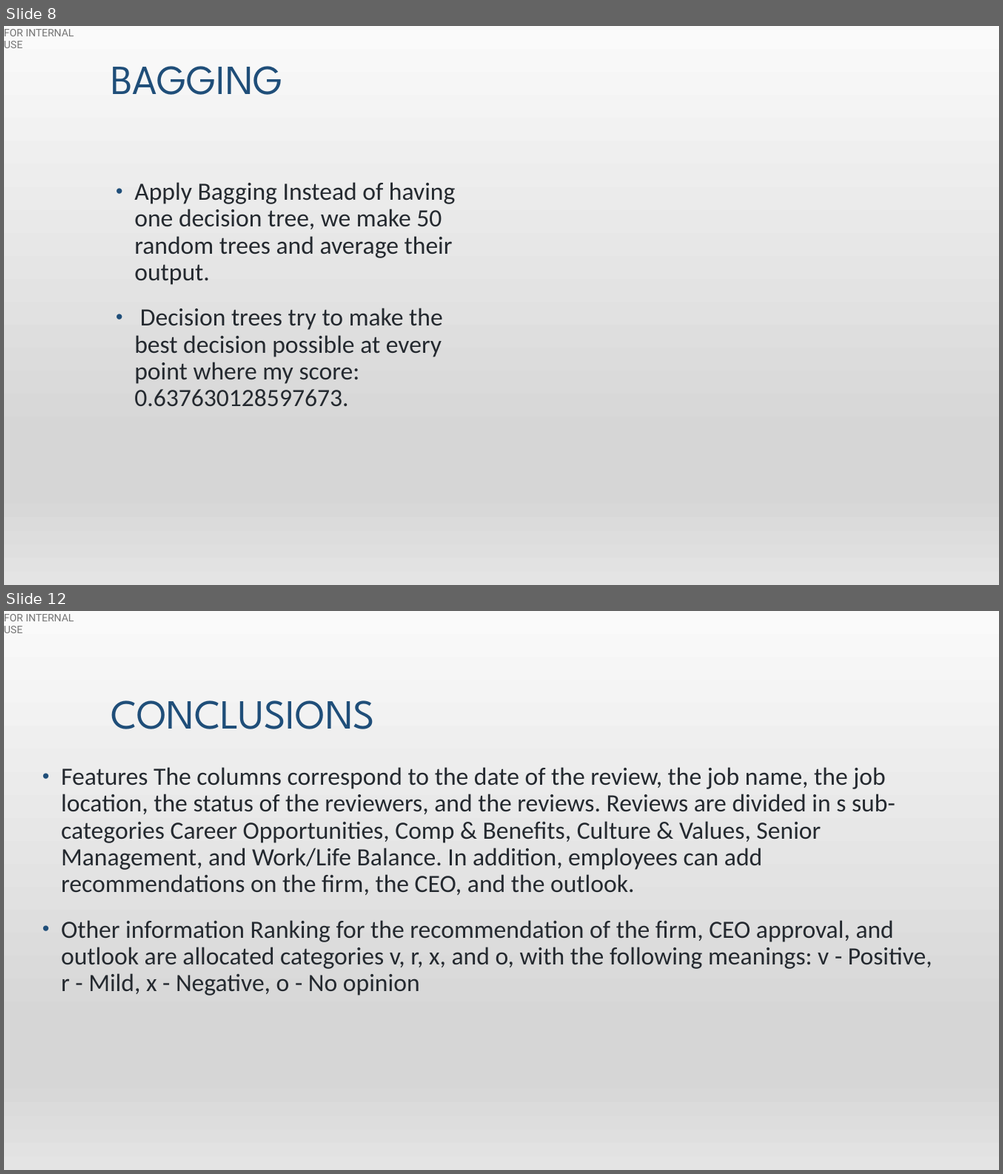
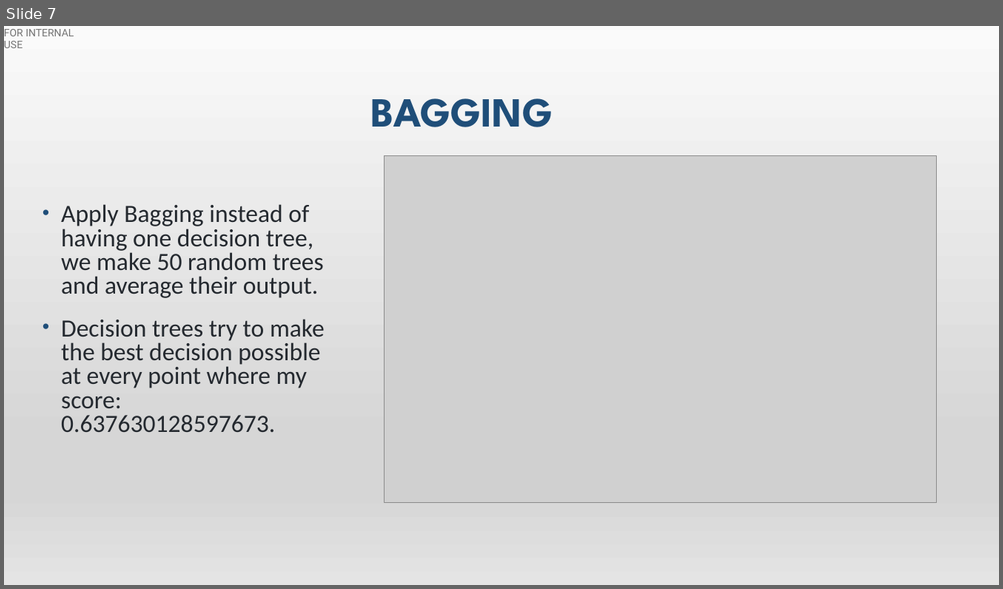
Before and after one commit to hibaa-a/MachineLearning_GlassdoorReviews, a slide deck: glassdoor_presentation.pptx. Shown one above the other, each under a label of ours: slides 8 and 12 before the commit, slide 7 after it; the slides between them are not shown. The pictures are 1003x1174 and 1003x589 pixels, drawn with LibreOffice and Linux fonts; fonts in the diff are those of the drawing; grey boxes stand for pictures. Boxes give left, top, right and bottom in pixels: in the first picture for what was removed or moved away, otherwise in the second. Text is boxed around its words. In the diff, an @@ line names an element or a change of style, - is before the commit and + after.

```diff
--- a/glassdoor_presentation.pptx
+++ b/glassdoor_presentation.pptx
@@ slide 12 removed at (x1=4, y1=611, x2=999, y2=1170), background gradient #F2F2F2 to #E7E6E6 to #FFFFFF to #D0CECE; not listed: 2 template elements that a slide beside it also shows @@
@@ title removed at (x1=111, y1=701, x2=375, y2=729) @@
-CONCLUSIONS
@@ text removed at (x1=61, y1=767, x2=932, y2=996) @@
-• Features The columns correspond to the date of the review, the job name, the job location, the status of the reviewers, and the reviews. Reviews are divided in s sub-categories Career Opportunities, Comp & Benefits, Culture & Values, Senior Management, and Work/Life Balance. In addition, employees can add recommendations on the firm, the CEO, and the outlook.
-• Other information Ranking for the recommendation of the firm, CEO approval, and outlook are allocated categories v, r, x, and o, with the following meanings: v - Positive, r - Mild, x - Negative, o - No opinion
@@ what was slide 8 is now slide 7 @@
@@ slide 7 changed as well @@
@@ title "BAGGING" moved from (x1=111, y1=66, x2=283, y2=95) to (x1=371, y1=99, x2=553, y2=127) @@
@@ title "BAGGING" at (x1=371, y1=99, x2=553, y2=127): bold on @@
@@ picture added at (x1=384, y1=156, x2=936, y2=503) @@
@@ text "Apply Bagging instead of having ..." moved from (x1=134, y1=182, x2=455, y2=407) to (x1=61, y1=204, x2=324, y2=432) @@
@@ text at (x1=61, y1=204, x2=324, y2=298): text changed @@
-• Apply Bagging Instead of having one decision tree, we make 50 random trees and average their output.
+• Apply Bagging instead of having one decision tree, we make 50 random trees and average their output.
@@ text at (x1=61, y1=319, x2=324, y2=432): line spacing 0.9 to 0.8 @@
```
Also in this commit, not shown: 6 other slides changed, 12 slides added, 5 other slides removed.
